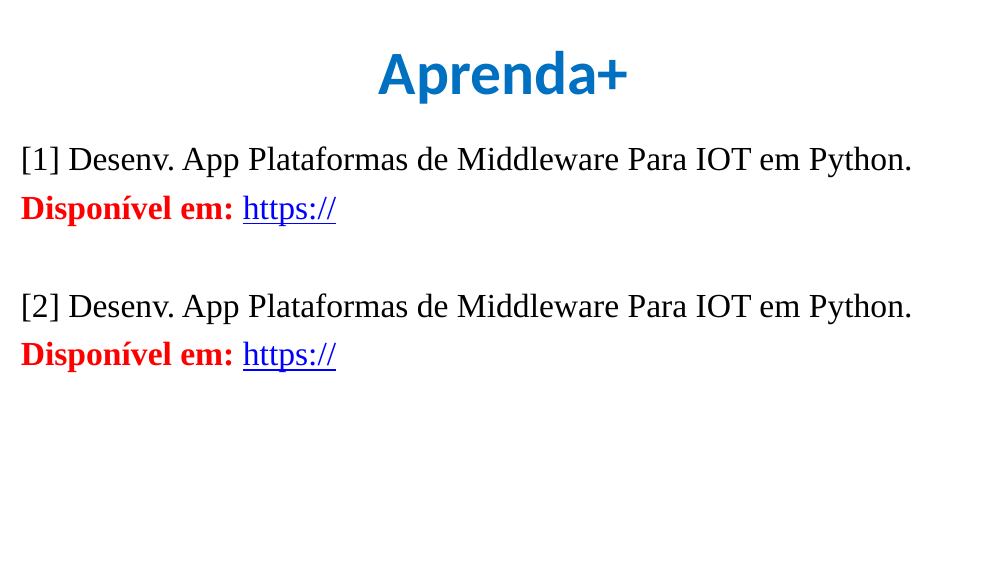
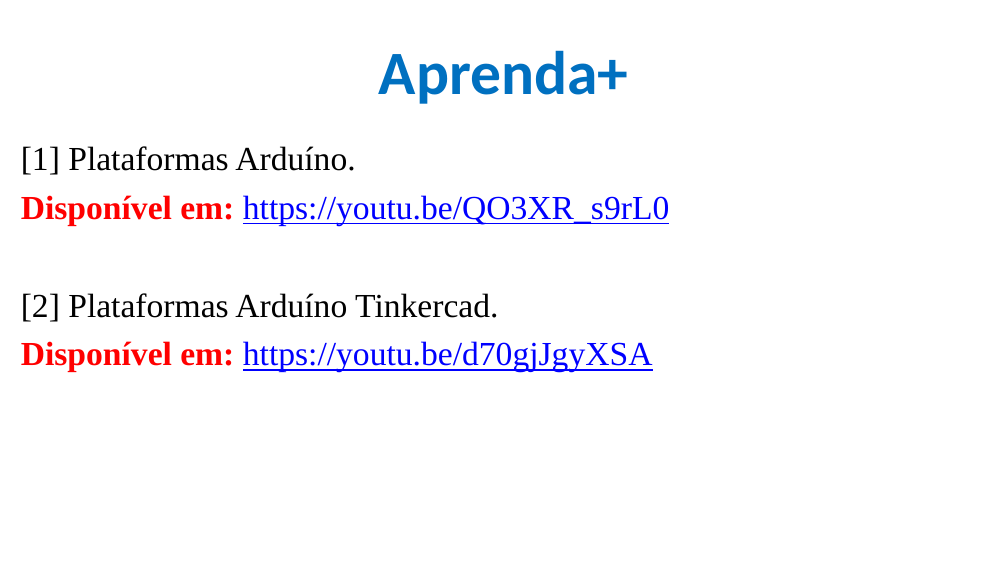
Before and after one commit to CloudEducationBrazil/WydenArea1AplicacaoCloudIndustria40Python, a slide deck: slide 22 of 01 Classes/Aula 03 - Aplicação Cloud Indústria 40 Python IoT Plataforma Arduino Tinkercad.pptx (slide 6 before the commit). Drawn at 1008x567 pixels with LibreOffice and Linux fonts; fonts in the diff are those of the drawing; background and template pictures are left out. Boxes give left, top, right and bottom in pixels: in the first picture for what was removed or moved away, otherwise in the second. Text is boxed around its words. In the diff, an @@ line names an element or a change of style, - is before the commit and + after.

Commit message:
aula 03 Python IoT 20032023

```diff
--- a/01 Classes/Aula 03 - Aplicação Cloud Indústria 40 Python IoT Plataforma Arduino Tinkercad.pptx
+++ b/01 Classes/Aula 03 - Aplicação Cloud Indústria 40 Python IoT Plataforma Arduino Tinkercad.pptx
@@ text at (x1=21, y1=146, x2=669, y2=372): text changed; text colour #000000 to #0000FF @@
-[1] Desenv. App Plataformas de Middleware Para IOT em Python.
-Disponível em: https://
-[2] Desenv. App Plataformas de Middleware Para IOT em Python.
-Disponível em: https://
+[1] Plataformas Arduíno.
+Disponível em: https://youtu.be/QO3XR_s9rL0
+[2] Plataformas Arduíno Tinkercad.
+Disponível em: https://youtu.be/d70gjJgyXSA
```
Also in this commit, not shown: 5 other slides changed, 16 slides added, 1 other file.
